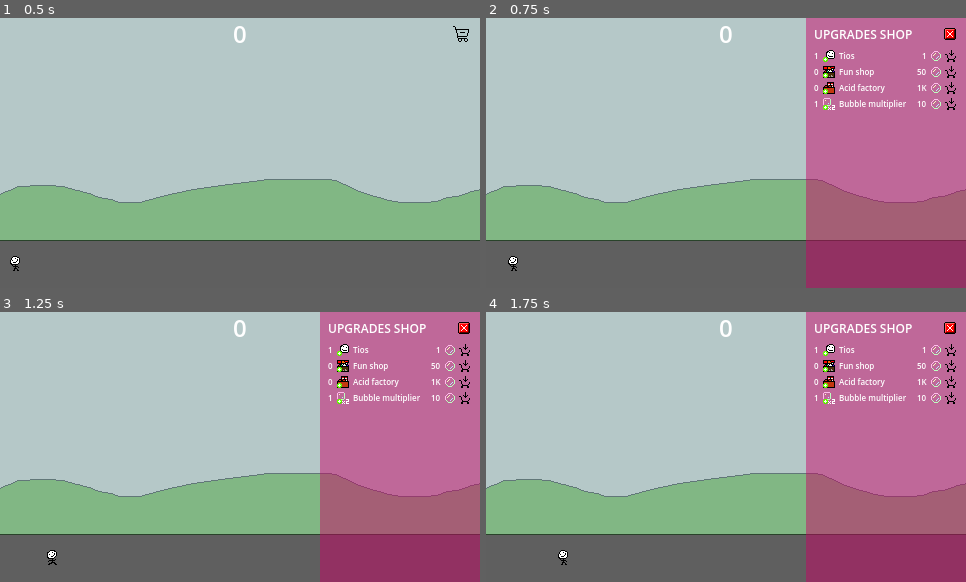
Above: before the commit, frames 1-4 (two rows, left to right).
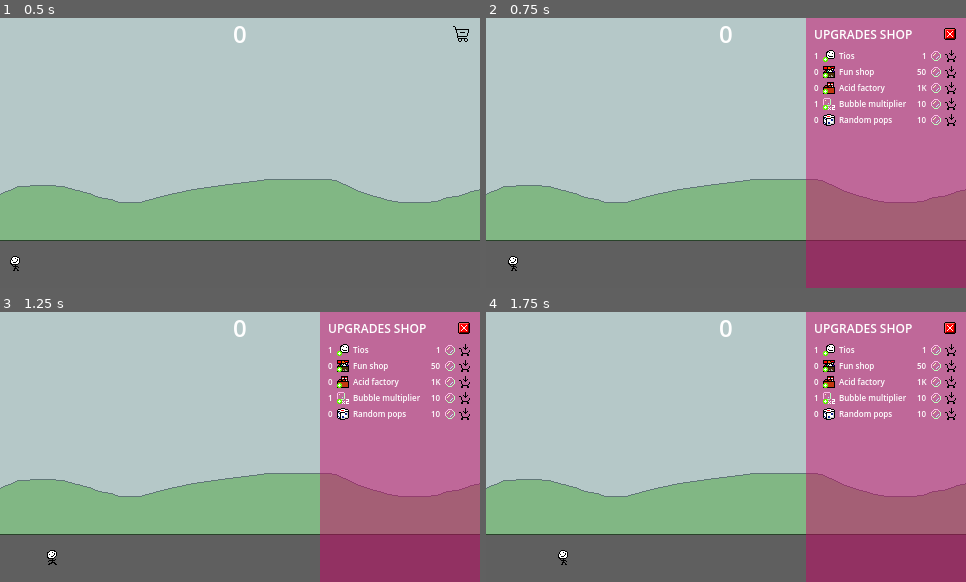
Above: after the commit, the same moments.

Repository: DISN-kolo/bubble-clicker-ggj25
Game: Godot game, scene res://main scene/MainScene.tscn
The game is run twice, just before and just after one commit, with the same random seed, the same clock (stepped at 60 frames per second) and the same inputs.
Inputs (mouse positions are in pixels of both pictures, inside the frame that each line leads up to):
- Up to frame 1 (0.5 s): no input
- Up to frame 2 (0.75 s): click (946, 34) at 0.5 s
- Up to frame 3 (1.25 s): no input
- Up to frame 4 (1.75 s): click (951, 349) at 1.27 s

Frame 1 is identical in both runs. In frame 2, 0.3% of the frame differs, in the area x 68-98%, y 35-40%; in frame 3, 0.3%; in frame 4, 0.3%.

Commit message:
random pops upgrade

Diff:
--- a/bubble/Bubble.gd
+++ b/bubble/Bubble.gd
@@ -13,26 +13,29 @@
 @onready var explosion = preload("res://bubble/explosion.tscn")
 var explosion_instance
 
+@onready var b_sprite = $Sprite2D
+@onready var b_timer = $Timer
+
+var die_roll : float = 100
+
 func _ready():
 	Events.global_bubble_count += 1;
 	r = rng.randf_range(Events.bubble_growth_time, Events.bubble_growth_time + 2)
-	$Sprite2D.texture = texture_pool[i]
-	$Timer.wait_time = r
-	$Timer.start()
-	pass # Replace with function body.
+	b_sprite.texture = texture_pool[i]
+	b_timer.wait_time = r
+	b_timer.start()
 
 func _physics_process(delta):
 	if killable and !dying:
 		if Input.is_action_just_pressed("LMB"):
 			die()
 	move_and_slide()
-	pass
 
 func die():
 	Events.global_bubble_count -= 1;
 	killable = false
 	dying = true
-	$Sprite2D.queue_free()
+	b_sprite.queue_free()
 	explosion_instance = explosion.instantiate()
 	add_child(explosion_instance)
 	BubblesGlobal.addBubbles(str((i + 1) * Events.global_bubble_modificator * BubblesGlobal.multiplier));
@@ -42,11 +45,15 @@
 		if (i >= 2):
 			self.queue_free()
 			return
+		die_roll = rng.randf_range(0, 100)
+		if (die_roll < Events.bubble_random_death_chance):
+			die()
+			return
 		i += 1
 		r = rng.randf_range(2.0, 3.0)
-		$Sprite2D.texture = texture_pool[i]
-		$Timer.wait_time = r
-		$Timer.start()
+		b_sprite.texture = texture_pool[i]
+		b_timer.wait_time = r
+		b_timer.start()
 
 
 func _on_area_2d_mouse_entered():
--- a/bubbles_value/bubbles_global.gd
+++ b/bubbles_value/bubbles_global.gd
@@ -30,6 +30,13 @@
 		"name": "Bubble multiplier",
 		"quantity": 1,
 		"img": "UpPtsPerBubble.png",
+		"price": "",
+		"prices": ["10", "100", "500", "2500", "50000", "1000000"],
+	},
+	{
+		"name": "Random pops",
+		"quantity": 0,
+		"img": "UpRandomPop.png",
 		"price": "",
 		"prices": ["10", "100", "500", "2500", "50000", "1000000"],
 	},
--- a/main scene/MainScene.gd
+++ b/main scene/MainScene.gd
@@ -100,6 +100,8 @@
 		spawn_a_factory()
 	elif upgrade_name == "Bubble multiplier":
 		upgrade_multiplier()
+	elif upgrade_name == "Random pops":
+		Events.bubble_random_death_chance += Events.bubble_random_death_chance + 0.5
 
 func spawn_a_tio():
 	tio_direction = rng.randi_range(0, 1) * 2 - 1
--- a/main scene/events.gd
+++ b/main scene/events.gd
@@ -18,3 +18,5 @@
 var global_bubble_index : int = 0
 var global_bubble_count : int = 0
 var global_bubble_modificator : int = 1
+
+var bubble_random_death_chance : float = 0
Binary file added: resources/UpRandomPop.png
Not shown, added: resources/UpRandomPop.png.import
